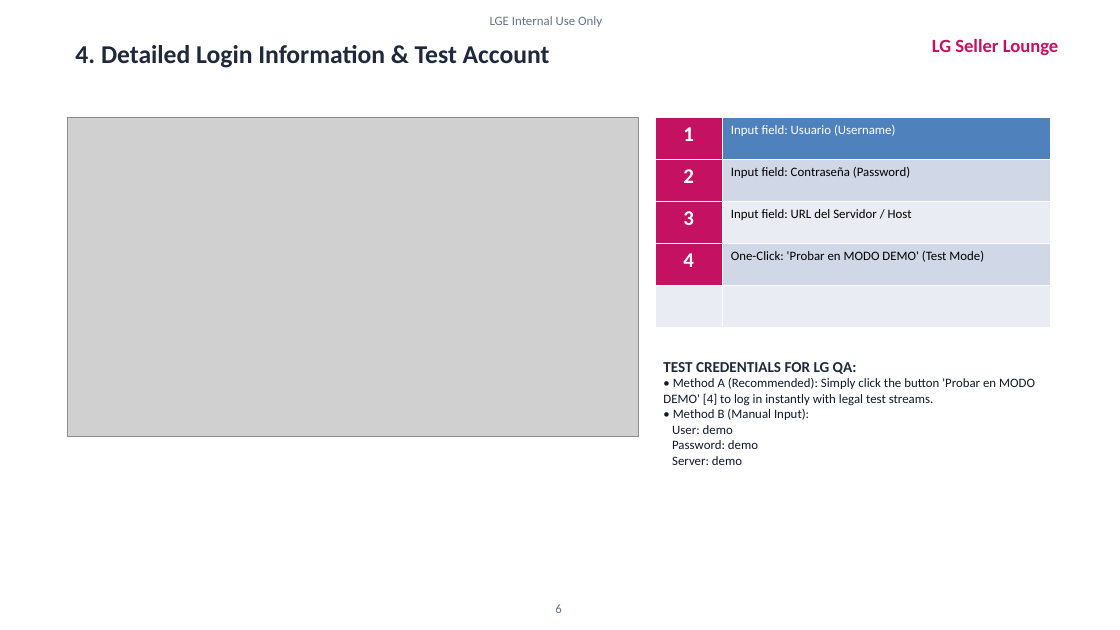
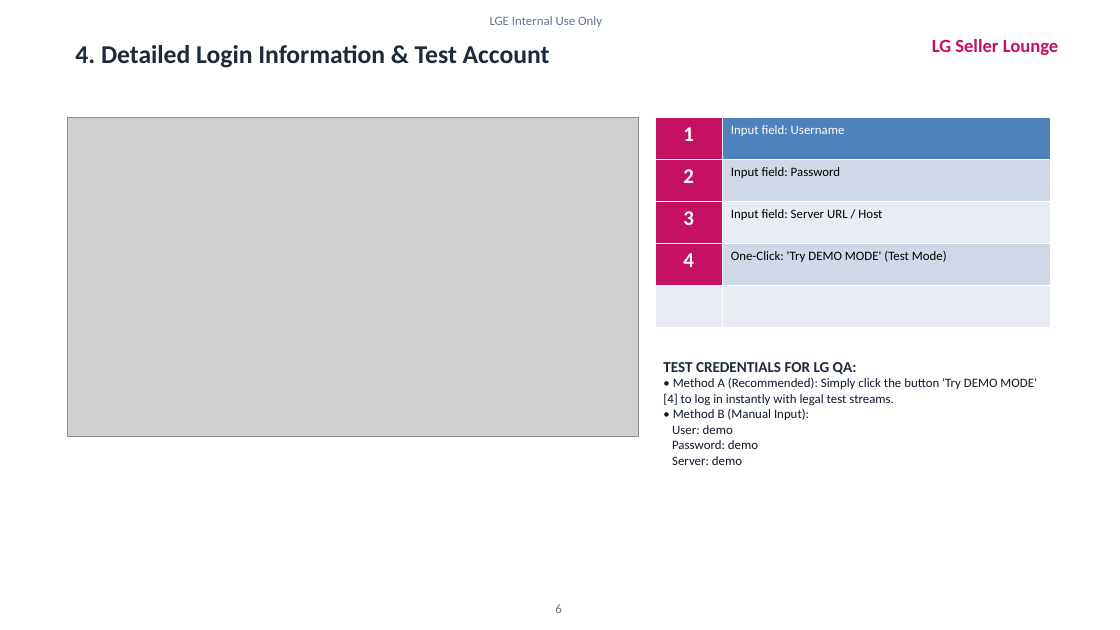
Before and after one commit to chrisdev0712/iptv-nova-plus-app, a slide deck: slide 6 of docs/IPTV_Nova_Plus_UX_Scenario.pptx. Drawn at 1120x630 pixels with LibreOffice and Linux fonts; fonts in the diff are those of the drawing; grey boxes stand for pictures. Boxes give left, top, right and bottom in pixels: in the first picture for what was removed or moved away, otherwise in the second. Text is boxed around its words. In the diff, an @@ line names an element or a change of style, - is before the commit and + after.

```diff
--- a/docs/IPTV_Nova_Plus_UX_Scenario.pptx
+++ b/docs/IPTV_Nova_Plus_UX_Scenario.pptx
@@ table at [655, 118, 1050, 328] @@
-row 1, column 2: Input field: Usuario (Username)
+row 1, column 2: Input field: Username
-row 2, column 2: Input field: Contraseña (Password)
+row 2, column 2: Input field: Password
-row 3, column 2: Input field: URL del Servidor / Host
+row 3, column 2: Input field: Server URL / Host
-row 4, column 2: One-Click: 'Probar en MODO DEMO' (Test Mode)
+row 4, column 2: One-Click: 'Try DEMO MODE' (Test Mode)
@@ text at [663, 378, 1037, 465]: text changed @@
-• Method A (Recommended): Simply click the button 'Probar en MODO DEMO' [4] to log in instantly with legal test streams.
-• Method B (Manual Input):
-User: demo
-Password: demo
-Server: demo
+• Method A (Recommended): Simply click the button 'Try DEMO MODE' [4] to log in instantly with legal test streams.
+• Method B (Manual Input):
+User: demo
+Password: demo
+Server: demo
```
Also in this commit, not shown: 38 other files.
